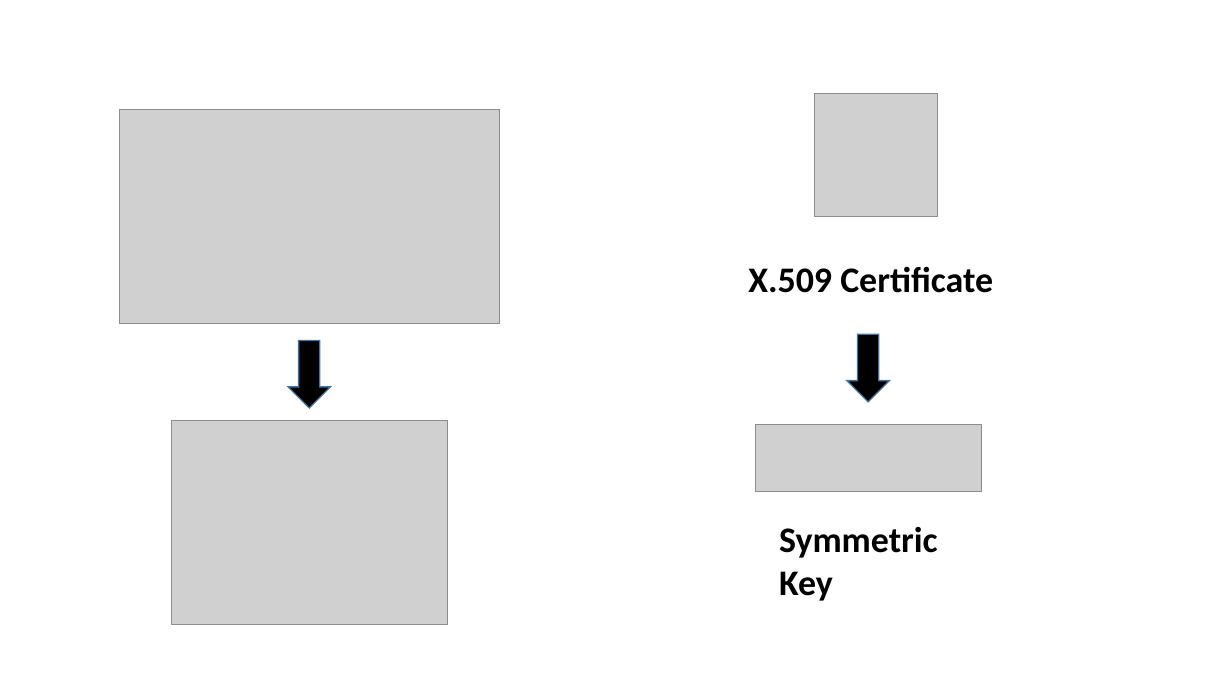
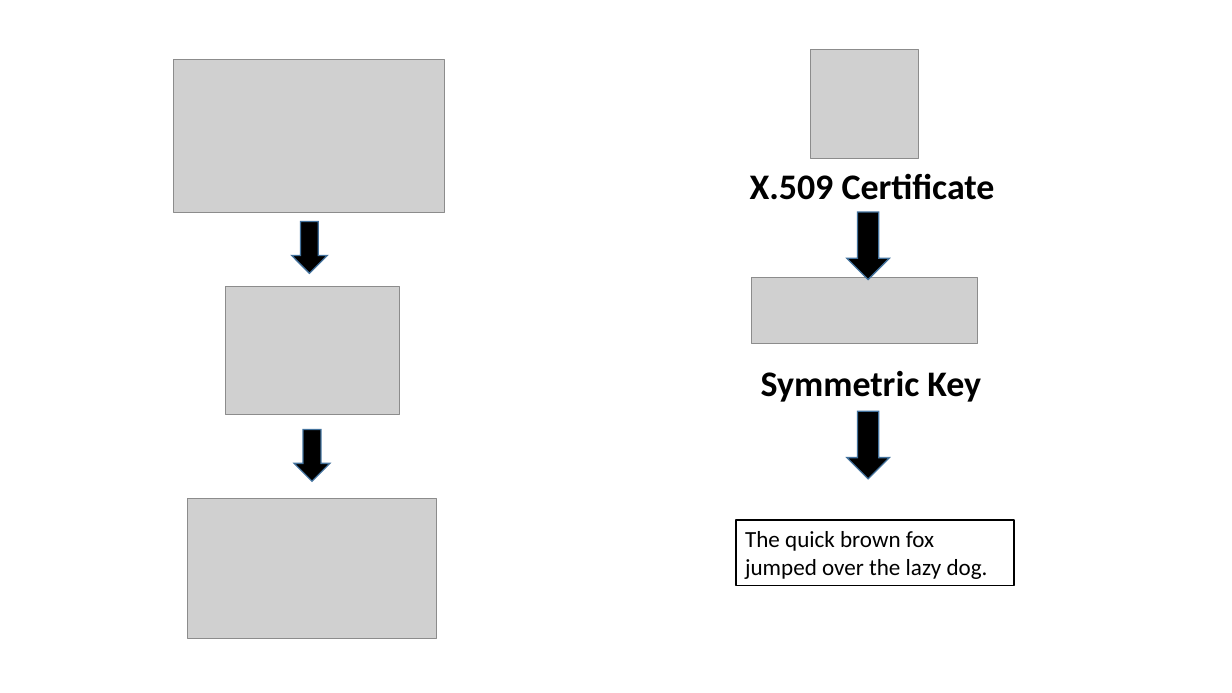
Before and after one commit to way0utwest/EndtoEndAlwaysEncrypted, a slide deck: slide 8 of EndtoEndAlwaysEncrypted.pptx. Drawn at 1232x693 pixels with LibreOffice and Linux fonts; fonts in the diff are those of the drawing; grey boxes stand for pictures. Boxes give left, top, right and bottom in pixels: in the first picture for what was removed or moved away, otherwise in the second. Text is boxed around its words. In the diff, an @@ line names an element or a change of style, - is before the commit and + after.

```diff
--- a/EndtoEndAlwaysEncrypted.pptx
+++ b/EndtoEndAlwaysEncrypted.pptx
@@ picture: place and size @@
-picture at <box>814,93,937,216</box>
+picture at <box>811,50,919,158</box>
@@ picture: place and size @@
-picture at <box>119,109,500,323</box>
+picture at <box>174,60,445,213</box>
@@ text "X.509 Certificate": place and size @@
-text "X.509 Certificate" at <box>748,266,993,293</box>
+text "X.509 Certificate" at <box>750,173,995,200</box>
@@ down arrow: place and size @@
-down arrow at <box>288,341,331,409</box>
+down arrow at <box>292,222,328,274</box>
@@ down arrow: place and size @@
-down arrow at <box>848,335,890,402</box>
+down arrow at <box>848,213,890,280</box>
@@ picture: place and size @@
-picture at <box>171,421,446,625</box>
+picture at <box>226,287,399,415</box>
@@ picture: place and size @@
-picture at <box>755,425,982,492</box>
+picture at <box>751,277,978,344</box>
@@ text at <box>761,371,981,402</box>: text changed @@
-Symmetric
-Key
+Symmetric Key
@@ down arrow added at <box>848,411,890,479</box>, fill #000000, outline #43739E 1 pt @@
@@ down arrow added at <box>294,430,330,482</box>, fill #000000, outline #43739E 1 pt @@
@@ picture added at <box>188,498,436,639</box> @@
@@ rectangle added at <box>737,520,1015,586</box>, outline #000000 1.25 pt, 18 pt, text #000000 @@
+The quick brown fox jumped over the lazy dog.
```
Also in this commit, not shown: 3 other slides changed, 2 slides added, 14 other files.
